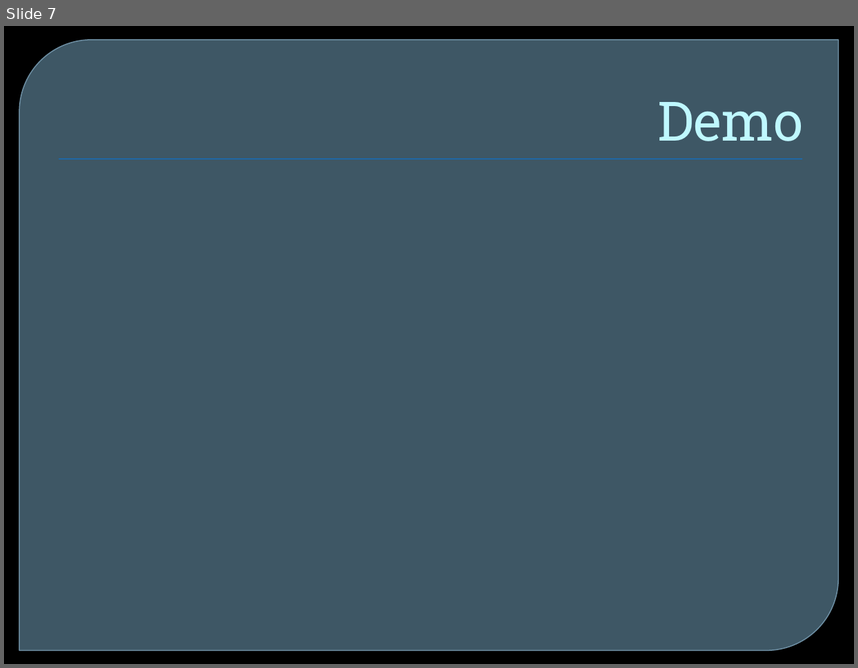
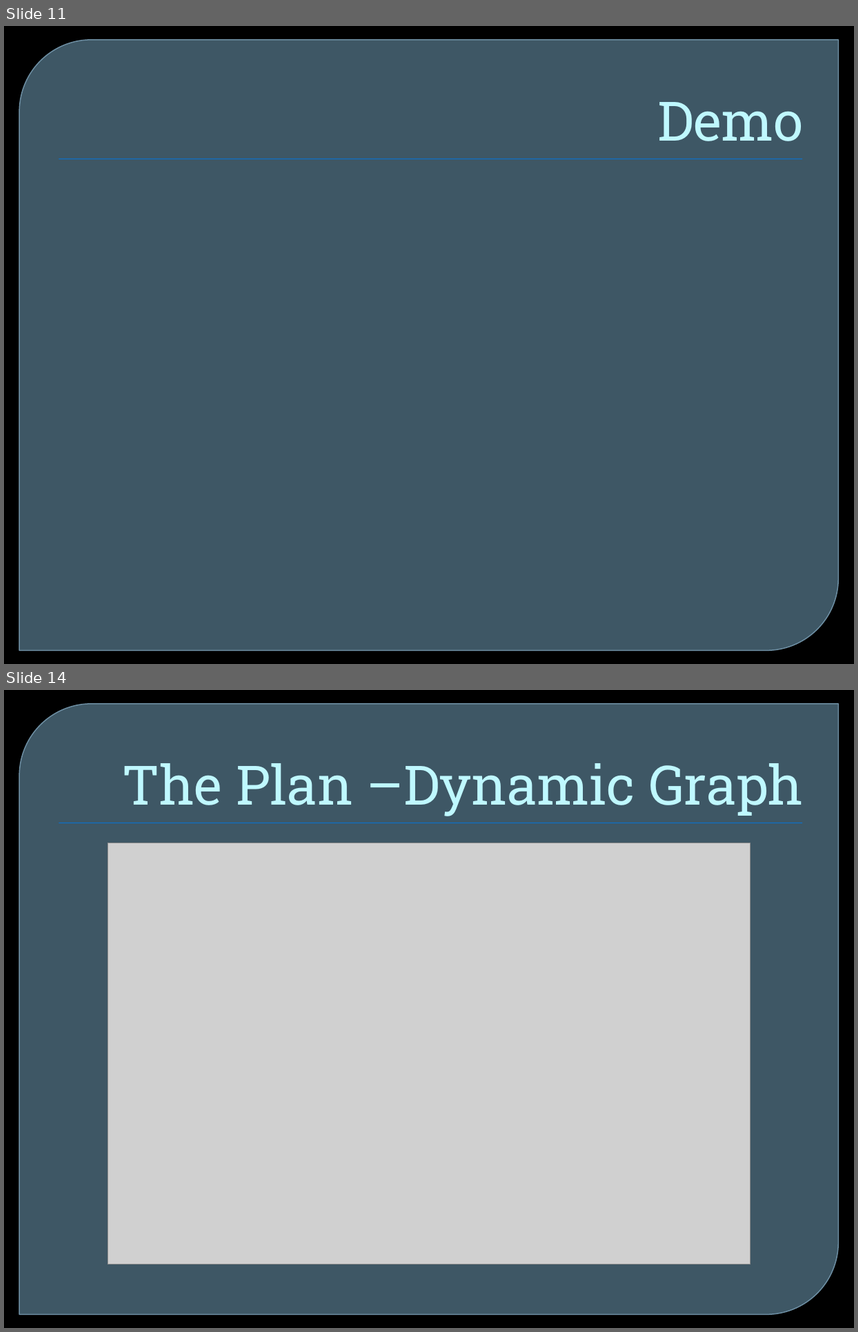
Before and after one commit to maveroke/PerformanceProgression, a slide deck: Report/Presentation 520.pptx. Shown one above the other, each under a label of ours: slide 7 before the commit, slides 11 and 14 after it; the slides between them are not shown. The pictures are 858x668 and 858x1332 pixels, drawn with LibreOffice and Linux fonts; fonts in the diff are those of the drawing; grey boxes stand for pictures; background and template pictures are left out. Boxes give left, top, right and bottom in pixels: in the first picture for what was removed or moved away, otherwise in the second. Text is boxed around its words. In the diff, an @@ line names an element or a change of style, - is before the commit and + after.

```diff
--- a/Report/Presentation 520.pptx
+++ b/Report/Presentation 520.pptx
@@ slide 14 added at (4,690,854,1328), background picture (left out); not listed: 2 template elements that a slide beside it also shows @@
@@ title added at (123,763,803,816), 46 pt, text #C0F7FF @@
+The Plan –Dynamic Graph
@@ picture added at (107,843,751,1264) @@
@@ what was slide 7 is now slide 11 @@
```
Also in this commit, not shown: 3 slides changed, 9 other slides added, 1 slide removed, 29 other files.
